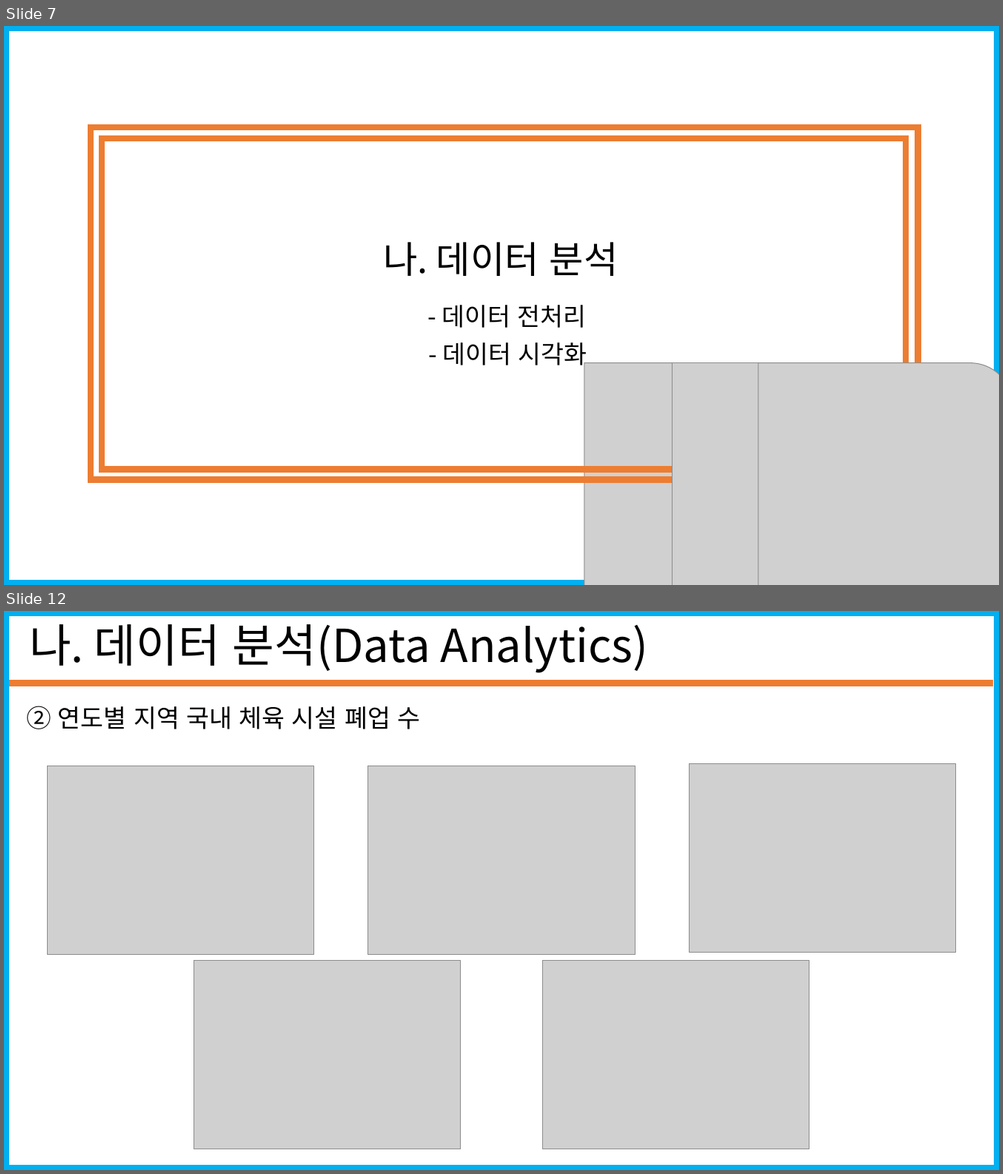
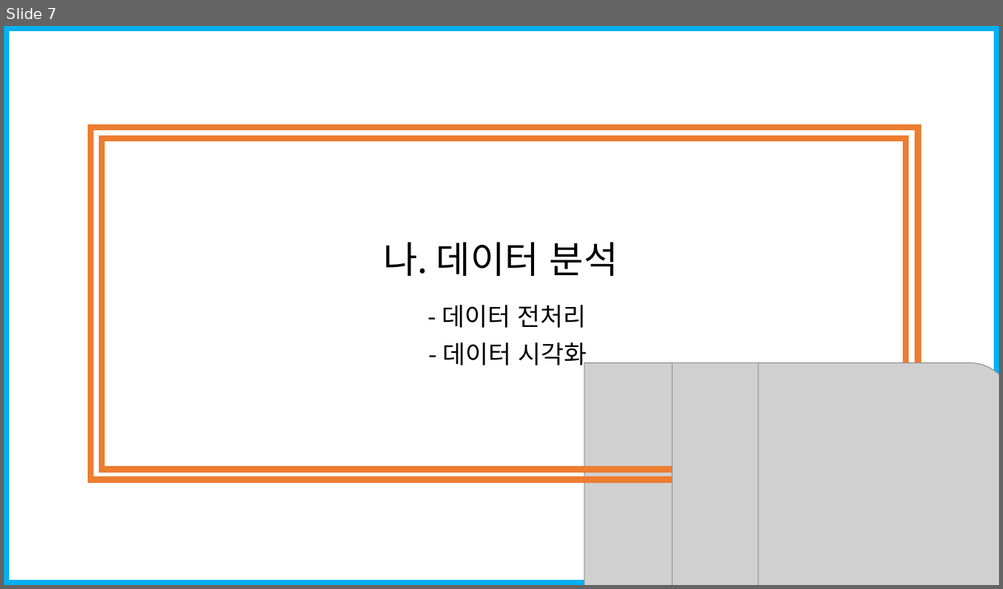
Before and after one commit to seungjae1162/SportsData, a slide deck: standard_in_2020-12-31/코로나19에따른 스포츠시설 폐업 수(20201228_20210103).pptx. Shown one above the other, each under a label of ours: slides 7 and 12 before the commit, slide 7 after it; the slides between them are not shown. The pictures are 1003x1174 and 1003x589 pixels, drawn with LibreOffice and Linux fonts; fonts in the diff are those of the drawing; grey boxes stand for pictures. Boxes give left, top, right and bottom in pixels: in the first picture for what was removed or moved away, otherwise in the second. Text is boxed around its words. In the diff, an @@ line names an element or a change of style, - is before the commit and + after.

```diff
--- a/standard_in_2020-12-31/코로나19에따른 스포츠시설 폐업 수(20201228_20210103).pptx
+++ b/standard_in_2020-12-31/코로나19에따른 스포츠시설 폐업 수(20201228_20210103).pptx
@@ slide 12 removed at (4, 611, 999, 1170), background #FFFFFF; not listed: 1 template element that a slide beside it also shows @@
@@ text removed at (29, 615, 648, 673) @@
-나. 데이터 분석(Data Analytics)
@@ line removed from (9, 684) to (993, 684) @@
@@ text removed at (26, 706, 420, 729) @@
-② 연도별 지역 국내 체육 시설 폐업 수
@@ group removed at (47, 764, 956, 1150): 5 pictures @@
```
Also in this commit, not shown: 5 slides changed, 1 slide added, 2 other slides removed.
